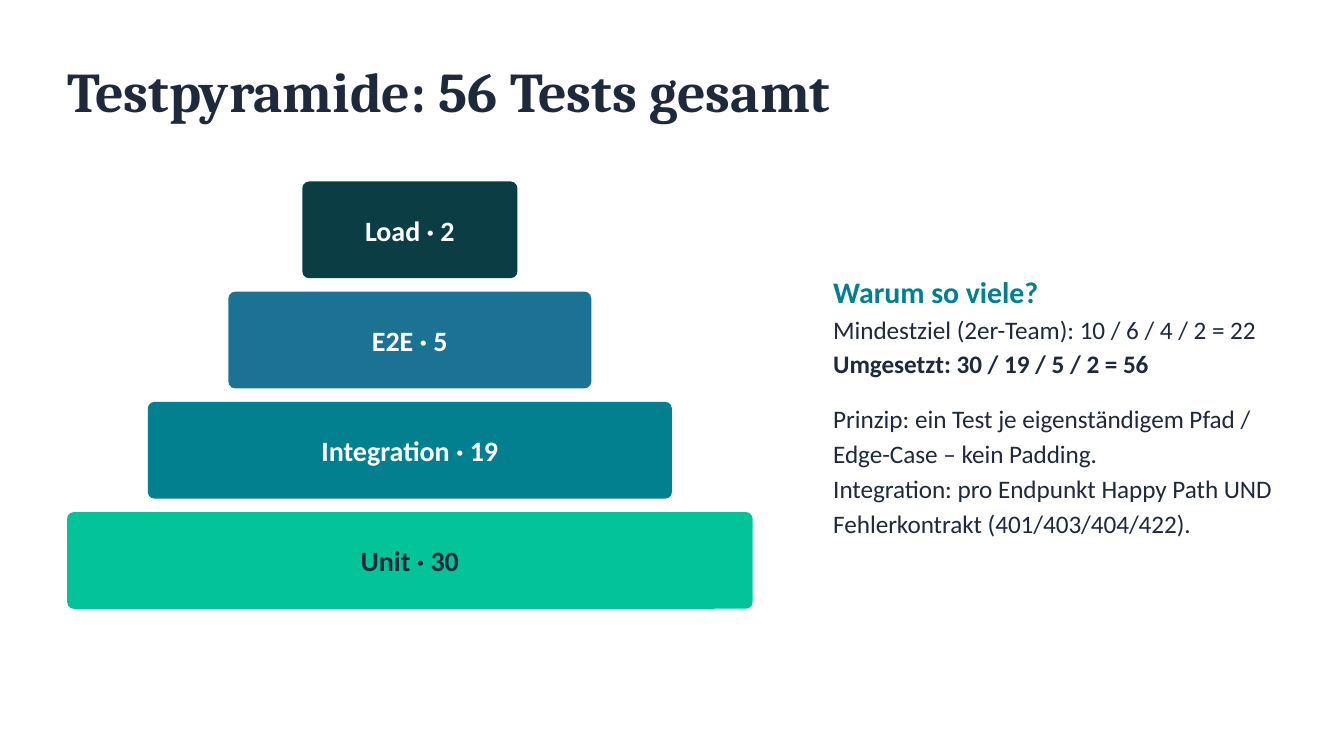
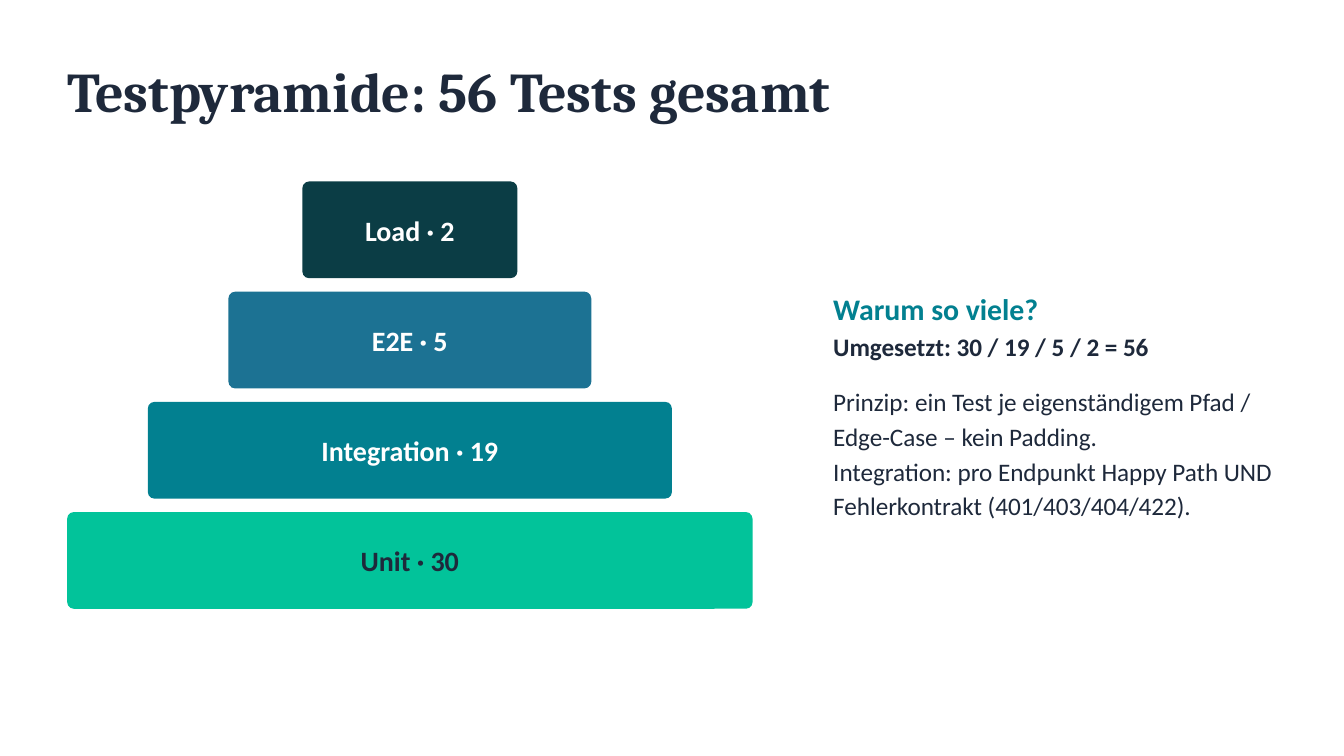
Before and after one commit to Lolo169169/wat4-2026ss-bb-zauner-seybold, a slide deck: slide 4 of PRESENTATION.pptx (slide 5 before the commit). Drawn at 1344x756 pixels with LibreOffice and Linux fonts; fonts in the diff are those of the drawing. Boxes give left, top, right and bottom in pixels: in the first picture for what was removed or moved away, otherwise in the second. Text is boxed around its words. In the diff, an @@ line names an element or a change of style, - is before the commit and + after.

Commit message:
new presentation

```diff
--- a/PRESENTATION.pptx
+++ b/PRESENTATION.pptx
@@ text at [833,321,1255,343]: paragraph removed @@
-Mindestziel (2er-Team): 10 / 6 / 4 / 2 = 22
```
Also in this commit, not shown: 1 other slide changed, 5 slides added, 5 slides removed.
